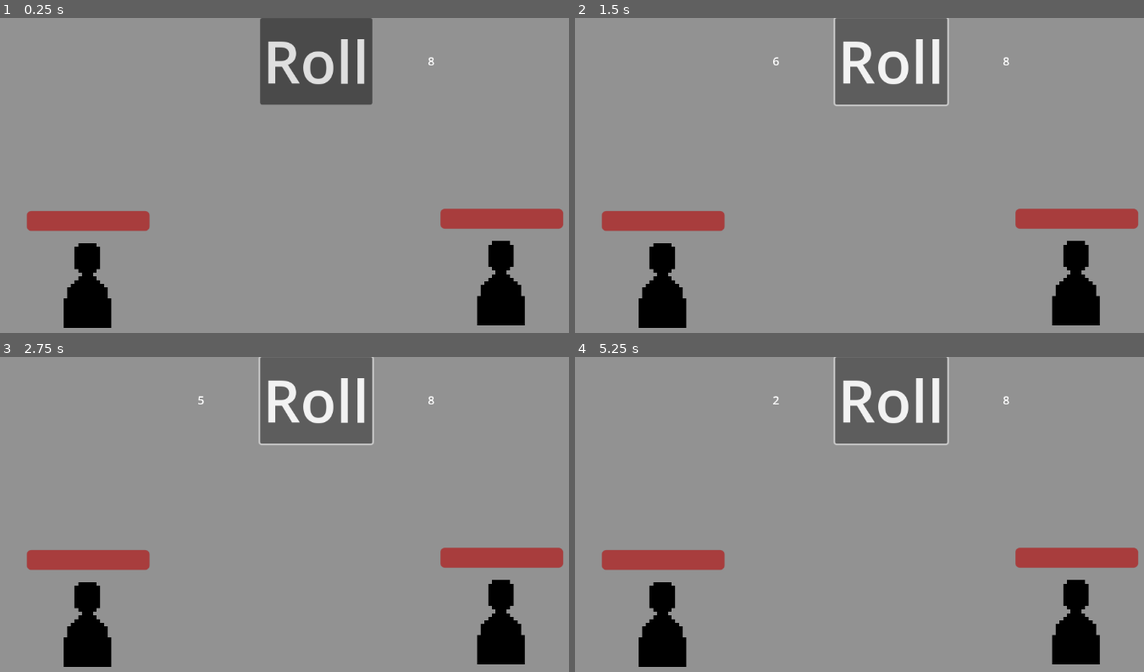
Above: before the commit, frames 1-4 (two rows, left to right).
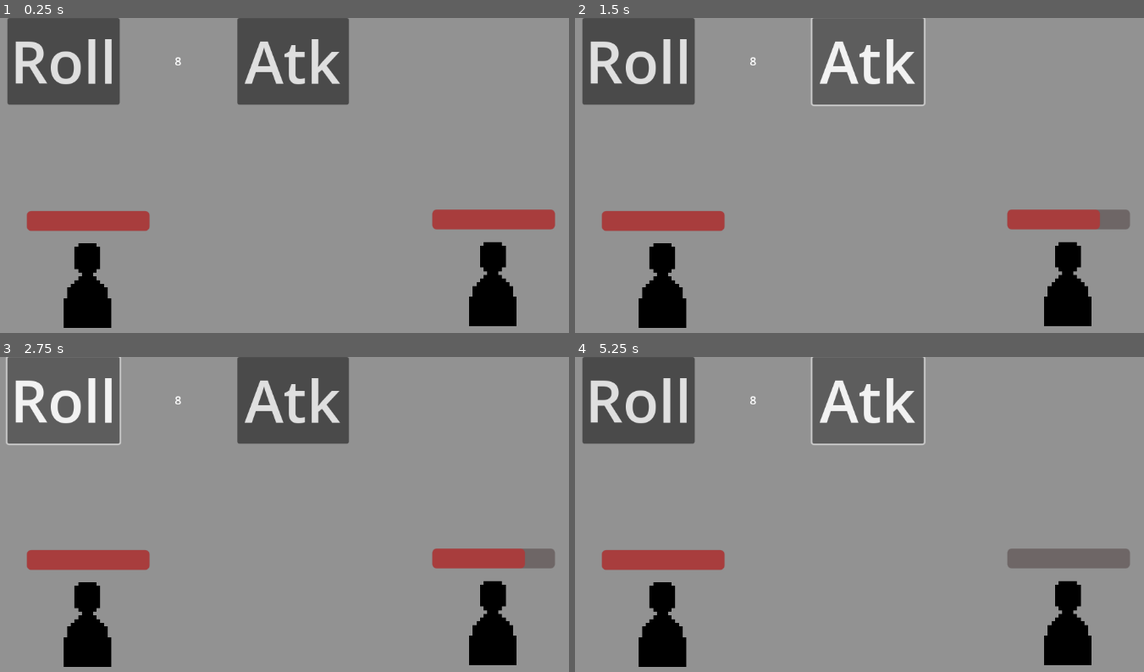
Above: after the commit, the same moments.

Repository: BobWizardLad/Dice-Temple
Game: Godot game, scene res://combat_main.tscn
The game is run twice, just before and just after one commit, with the same random seed, the same clock (stepped at 60 frames per second) and the same inputs.
Inputs (mouse positions are in pixels of both pictures, inside the frame that each line leads up to):
- Up to frame 1 (0.25 s): no input
- Up to frame 2 (1.5 s): click "Roll" at 0.5 s; click (870, 62) at 1.25 s, where only the run after the commit has a clickable "Atk"
- Up to frame 3 (2.75 s): click "Roll" at 2 s
- Up to frame 4 (5.25 s): click (870, 401) at 2.75 s, where only the run after the commit has a clickable "Atk"; click "Roll" at 3.5 s; click (870, 401) at 4.25 s, where only the run after the commit has a clickable "Atk"; tap Enter at 5 s

The runs differ from the first frame. In frame 1, 9.9% of the frame differs, in the area x 1-99%, y 0-98%; in frame 2, 10%; in frame 3, 11%; in frame 4, 11%.

Commit message:
✨Attacks and Attacking
Units now have infrastructure for basic attacks. UnitService will now handle attack interactions between units via handling children.

Diff:
--- a/Dice-Temple/Player.gd
+++ b/Dice-Temple/Player.gd
@@ -1,7 +1,10 @@
 extends Node2D
 
-@export var HEALTH_MAX: int
-@export var health: int
+@export var HEALTH_MAX: int # Maximum health value of the unit.
+@export var health: int # Current hitpoints, life, etc.
+@export var attack: int # Attack damage
+@export var team: int # Team num will determine who can attack who.
+
 @onready var health_display: Control = $ProgressBar
 
 func _ready():
@@ -12,3 +15,12 @@
 
 func get_health() -> int:
 	return health
+
+func mod_health(mod: int) -> void:
+	health += mod
+
+func get_attack() -> int:
+	return attack
+
+func get_team() -> int:
+	return team
--- /dev/null
+++ b/Dice-Temple/UnitService.gd
@@ -0,0 +1,17 @@
+extends Node2D
+
+@onready var units: Array[Node] = self.get_children() # All children will be units
+
+func _ready():
+	pass
+
+func _process(delta):
+	pass
+
+# resolve_attack takes two Unit nodes as parameters, and
+# expects them to have mod_health and get_attack functions
+func resolve_attack(target: Node2D, attacker: Node2D):
+	target.mod_health(-1 * attacker.get_attack())
+
+func _on_attack_button_down():
+	resolve_attack(units[0], units[1])
--- a/Dice-Temple/combat_main.tscn
+++ b/Dice-Temple/combat_main.tscn
@@ -1,21 +1,9 @@
-[gd_scene load_steps=7 format=3 uid="uid://dgfnu7365whg1"]
+[gd_scene load_steps=5 format=3 uid="uid://dgfnu7365whg1"]
 
 [ext_resource type="Script" path="res://combat_main.gd" id="1_b7gf2"]
 [ext_resource type="Script" path="res://DiceService.gd" id="1_opug8"]
+[ext_resource type="Script" path="res://UnitService.gd" id="3_o777b"]
 [ext_resource type="PackedScene" uid="uid://dtr4jqs87b4t4" path="res://Unit.tscn" id="3_ppxcl"]
-[ext_resource type="Texture2D" uid="uid://b6468kpnhoiis" path="res://unit_silhouette.png" id="3_slgc8"]
-[ext_resource type="Script" path="res://Player.gd" id="4_m8uvx"]
-
-[sub_resource type="SpriteFrames" id="SpriteFrames_vgedg"]
-animations = [{
-"frames": [{
-"duration": 1.0,
-"texture": ExtResource("3_slgc8")
-}],
-"loop": true,
-"name": &"default",
-"speed": 5.0
-}]
 
 [node name="CombatMain" type="Node2D"]
 script = ExtResource("1_b7gf2")
@@ -24,28 +12,14 @@
 script = ExtResource("1_opug8")
 
 [node name="UnitService" type="Node2D" parent="."]
+script = ExtResource("3_o777b")
+
+[node name="Enemy" parent="UnitService" instance=ExtResource("3_ppxcl")]
+position = Vector2(822, 423)
+attack = 2
 
 [node name="Player" parent="UnitService" instance=ExtResource("3_ppxcl")]
-
-[node name="Enemy" type="Node2D" parent="UnitService"]
-position = Vector2(833, 422)
-script = ExtResource("4_m8uvx")
-HEALTH_MAX = 8
-health = 8
-metadata/_edit_group_ = true
-
-[node name="AnimatedSprite2D" type="AnimatedSprite2D" parent="UnitService/Enemy"]
-scale = Vector2(5, 5)
-sprite_frames = SubResource("SpriteFrames_vgedg")
-
-[node name="ProgressBar" type="ProgressBar" parent="UnitService/Enemy"]
-self_modulate = Color(1, 0, 0, 1)
-offset_left = -85.0
-offset_top = -99.0
-offset_right = 82.0
-offset_bottom = -72.0
-max_value = 8.0
-show_percentage = false
+attack = 2
 
 [node name="UI" type="CanvasLayer" parent="."]
 
@@ -53,10 +27,12 @@
 anchors_preset = 5
 anchor_left = 0.5
 anchor_right = 0.5
-offset_left = -232.0
-offset_right = 232.0
+offset_left = -576.0
+offset_right = 44.0
 offset_bottom = 118.0
 grow_horizontal = 2
+size_flags_horizontal = 3
+size_flags_vertical = 0
 
 [node name="DieRoll" type="Label" parent="UI/HBoxContainer"]
 custom_minimum_size = Vector2(152, 118)
@@ -75,7 +51,14 @@
 horizontal_alignment = 1
 vertical_alignment = 1
 
-[node name="Camera2D" type="Camera2D" parent="."]
+[node name="Attack" type="Button" parent="UI/HBoxContainer"]
+custom_minimum_size = Vector2(152, 118)
+layout_mode = 2
+theme_override_font_sizes/font_size = 80
+text = "Atk"
+
+[node name="Camera" type="Camera2D" parent="."]
 position = Vector2(579, 322)
 
 [connection signal="button_down" from="UI/HBoxContainer/Button" to="." method="_on_button_button_down"]
+[connection signal="button_down" from="UI/HBoxContainer/Attack" to="UnitService" method="_on_attack_button_down"]
Not shown, changed: User-Stories.txt.txt
